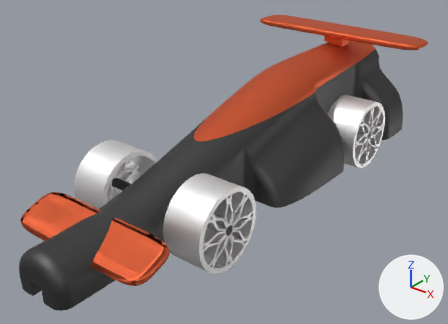
One commit to the FBX model assets/car.fbx: the scene before it, then after it.
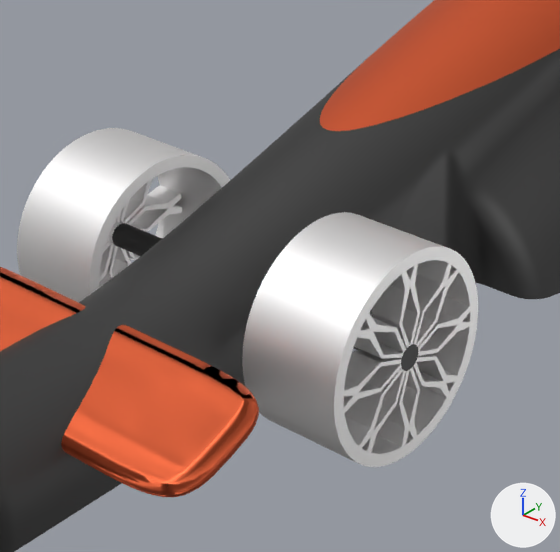
The first picture shows the older version from a camera (50 mm lens) standing at (3.83, -4.68, 3.3) and looking at (-0.01, 0.11, 0.33). The close-ups show both versions on the part from 15% to 64% of the width and 28% to 95% of the height of that picture; other places that the commit changed are outside them. The axes (+X, +Y, +Z) are drawn at lower right. The lights are the same throughout. Where no turn or scale is listed for an object, it has been applied to the vertices.

The first close-up shows 'Body1', 'Body9', 'Body9.002', 'front wing', 'main car', 'main car (3)', 'main car (3) (1)', 'main car (3) (2)', 'nose cone '.
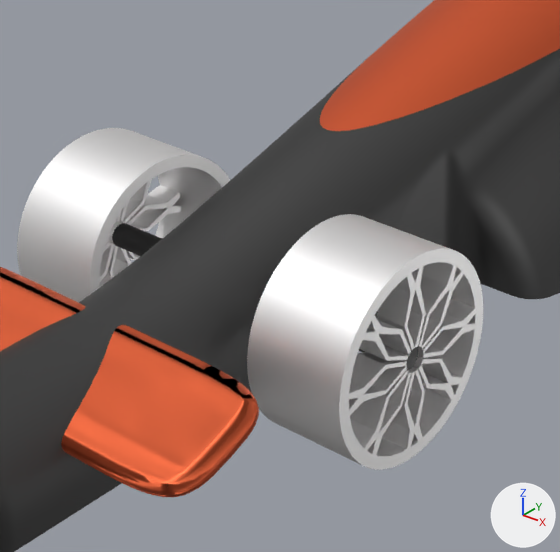
Changed parts and their boxes [x1, y1, x2, y2] in the close-ups (560 x 552 px; the box of a moved part takes in the faces that stretch with it):
'Body9', moved: before [242, 212, 478, 467]; after [247, 214, 483, 470]
'Body9.002', moved, turned: [17, 128, 230, 303] in both
part 1 of me_body9, moved or reshaped: before [105, 191, 478, 467]; after [105, 191, 483, 470]

Edits to the bpy script that builds the scene:
```text
Change me_body9:
    where me_body9.from_pydata(...)  # 819 vertices, 1702 faces; spans x -1.65..1.65, y 0.0..1.7, z -1.65..1.65
    used by ob_body9_002; parent = ob_correct_wheel_2_v2_002; location = (0.0, 0.0, 0.0); scale = (10.0, 10.0, 10.0)
    me_body9 part 1: the whole mesh is moved by (0.0, -0.98, 0.0)
Change ob_body9_002:
    ob_body9_002.location: (0.0, 0.0, 0.0) -> (-0.0175, 9.758, -0.00799)
    ob_body9_002.rotation_euler: (0.0, 0.0, 0.0) -> (0.0, -3.142, 0.0)  # degrees (0, 0, 0) -> degrees (0, -180, 0)
Change ob_body9:
    ob_body9.location: (0.0, 0.0, 0.0) -> (0.0, 10.71, 0.0)
```
